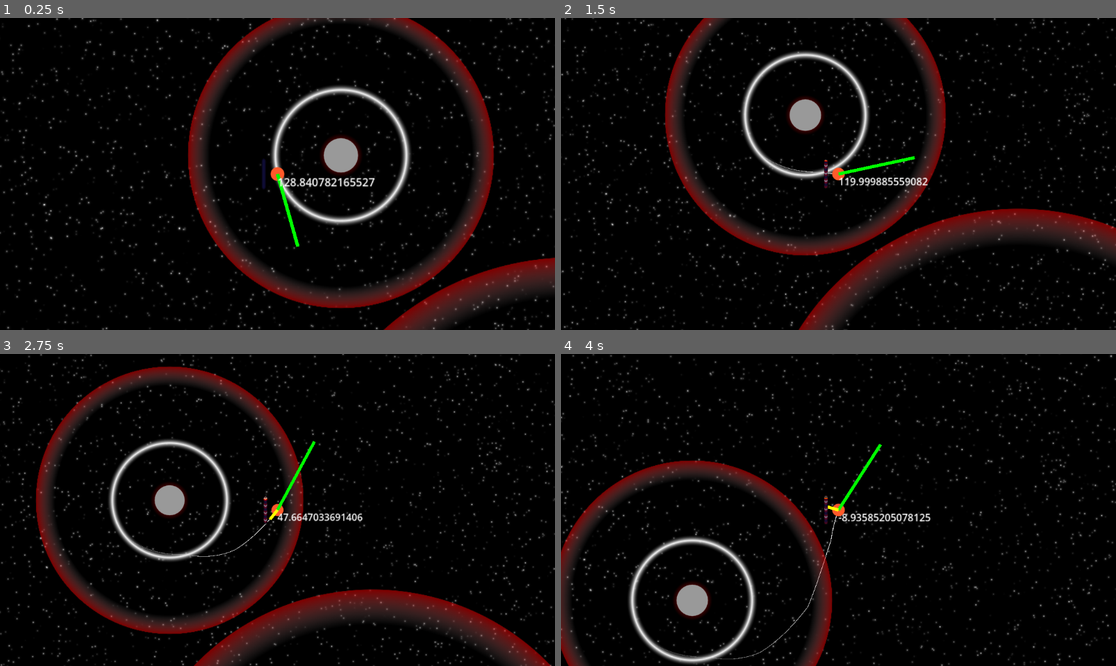
Above: before the commit, frames 1-4 (two rows, left to right).
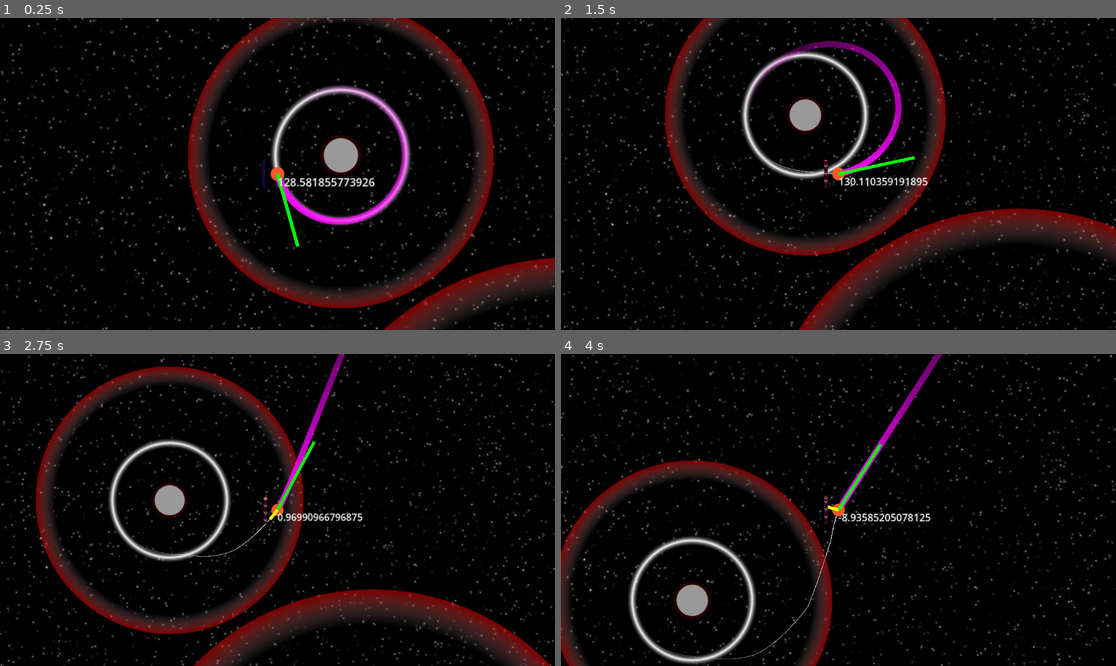
Above: after the commit, the same moments.

Repository: CrankGameDev/StuckInALoopGameJam
Game: Godot game, scene res://scene.tscn
Same seed, same stepped clock (60 frames per second), same inputs: the game is played once before the commit and once after it.
Inputs (mouse positions are in pixels of both pictures, inside the frame that each line leads up to):
- Up to frame 1 (0.25 s): no input
- Up to frame 2 (1.5 s): tap Enter (ui_accept) at 0.5, 0.77 s; move the mouse to (960, 158) at 0.52 s; press the mouse at (960, 158) at 0.53 s; hold Right (ui_right) 0.53-1.28 s; move the mouse to (727, 189) at 1.27 s; release the mouse at (727, 189) at 1.28 s; hold Down (ui_down) from 1.28 s (still down); click (727, 189) at 1.35 s
- Up to frame 3 (2.75 s): tap Enter (ui_accept) at 1.52 s; move the mouse to (333, 441) at 2.02 s; release Down (ui_down) at 2.03 s; press the mouse at (333, 441) at 2.03 s; hold Right (ui_right) from 2.03 s (still down)
- Up to frame 4 (4 s): move the mouse to (810, 572) at 2.77 s; release Right (ui_right) at 2.78 s; release the mouse at (810, 572) at 2.78 s; hold Up (ui_up) 2.78-3.53 s; click (810, 572) at 2.85 s; tap Enter (ui_accept) at 3.02, 3.77 s; move the mouse to (1005, 556) at 3.52 s; press the mouse at (1005, 556) at 3.53 s; hold Left (ui_left) from 3.53 s (still down)

The runs differ from the first frame. In frame 1, 1.4% of the frame differs, in the area x 49-74%, y 21-67%; in frame 2, 1.2%; in frame 3, 0.8%; in frame 4, 0.6%.

Commit message:
guideline that simulates gravity

Diff:
--- a/character_body_2d.gd
+++ b/character_body_2d.gd
@@ -5,6 +5,8 @@
 var closestPlanet : Node
 var x_vel : float = 0
 var y_vel : float = 0
+
+var simLength : float = 0
 
 var DEBUG : float = 0
 
@@ -23,28 +25,31 @@
 		#print($Area2D.get_overlapping_areas())
 		var a = $Area2D.get_overlapping_areas()
 		var closeDist: float = 99999
+		#simulate_gravity(a)
 		for i in a.size():
 			#print(a[i])
-			var pull = a[i].get_parent().pull
-			var size = a[i].get_parent().size
-			var gravity = a[i].get_parent().gravity
-			var planetPos = a[i].global_position
-
-			var b = global_position.distance_to(planetPos)
-			if b < closeDist:
-				closeDist = b
-				closestPlanet = a[i].get_parent()
-			#print(b)
-			#print(b-a[i].get_parent().size)
-			var c = global_position.direction_to(planetPos)
-			#print(c)
-			var d = size + (gravity*pull*200)
-			#print(d-b)
-			var e = (d-b)/pull
-			DEBUG = e
-			if e < 0:
-				e = 0.1
-			velocity += c*Vector2(e,e) * delta
+			var result = simulate_gravity(a[i],global_position)
+			velocity += result*delta
+			#var pull = a[i].get_parent().pull
+			#var size = a[i].get_parent().size
+			#var gravity = a[i].get_parent().gravity
+			#var planetPos = a[i].global_position
+#
+			#var b = global_position.distance_to(planetPos)
+			#if b < closeDist:
+				#closeDist = b
+				#closestPlanet = a[i].get_parent()
+			##print(b)
+			##print(b-a[i].get_parent().size)
+			#var c = global_position.direction_to(planetPos)
+			##print(c)
+			#var d = size + (gravity*pull*200)
+			##print(d-b)
+			#var e = (d-b)/pull
+			#DEBUG = e
+			#if e < 0:
+				#e = 0.1
+			#velocity += c*Vector2(e,e) * delta
 			#print(c*Vector2(b-a[i].get_parent().size,b-a[i].get_parent().size))
 			#print(c*Vector2(d-a[i].get_parent().size,d-a[i].get_parent().size))
 	else:
@@ -99,3 +104,67 @@
 
 	#velocity.x -= x_vel
 	velocity -= Vector2(x_vel,y_vel)
+
+	$Line2D2.clear_points()
+	$Line2D2.add_point(Vector2.ZERO)
+	simLength = 0
+
+	var space_rid = get_world_2d().space
+	var space_state = PhysicsServer2D.space_get_direct_state(space_rid)
+
+	var query = PhysicsPointQueryParameters2D.new()
+	query.collide_with_areas = true
+	query.collide_with_bodies = false
+	query.set_collision_mask(1)
+
+	query.position = position + (velocity*delta)
+	#print(position)
+	#print(query.position)
+	var result = space_state.intersect_point(query)
+	#print(result)
+	var simuVol = velocity
+	var o = 200
+	while simLength < 500:
+		var offset = Vector2.ZERO
+		for i in result.size():
+			var test = simulate_gravity(result[i]["collider"],query.position)
+			#print(query.position)
+			#velocity += test*delta
+			offset += test
+			#print(query.position)
+			#print(test*delta)
+			#print(position)
+			#print(query.position)
+		#print(query.position)
+		simuVol += offset*delta
+		query.position += simuVol*delta
+		#print(query.position)
+		#print("--")
+		#print(query.position)
+		#print(position)
+		result = space_state.intersect_point(query)
+		#print(result)
+		$Line2D2.add_point(query.position-position)
+		simLength += $Line2D2.get_point_position($Line2D2.get_point_count()-1).distance_to($Line2D2.get_point_position($Line2D2.get_point_count()-2))
+
+		o-=1
+
+
+func simulate_gravity(input,pointPos):
+	var pull = input.get_parent().pull
+	var size = input.get_parent().size
+	var gravity = input.get_parent().gravity
+	var planetPos = input.global_position
+
+	var dist = pointPos.distance_to(planetPos)
+	#print(b)
+	#print(b-a[i].get_parent().size)
+	var direct = pointPos.direction_to(planetPos)
+	#print(c)
+	var pullCalc = size + (gravity*pull*200)
+	#print(d-b)
+	var final = (pullCalc-dist)/pull
+	DEBUG = final
+	if final < 0:
+		final = 0.1
+	return direct*Vector2(final,final)
--- a/planet.tscn
+++ b/planet.tscn
@@ -58,6 +58,7 @@
 theme_override_styles/panel = SubResource("StyleBoxFlat_od5rt")
 
 [node name="Area2D" type="Area2D" parent="."]
+collision_mask = 2
 
 [node name="CollisionShape2D" type="CollisionShape2D" parent="Area2D"]
 shape = SubResource("CircleShape2D_5ukuw")
--- a/scene.tscn
+++ b/scene.tscn
@@ -112,6 +112,7 @@
 shape = SubResource("CircleShape2D_vwns1")
 
 [node name="Area2D" type="Area2D" parent="CharacterBody2D"]
+collision_layer = 2
 
 [node name="CollisionShape2D" type="CollisionShape2D" parent="CharacterBody2D/Area2D"]
 shape = SubResource("CircleShape2D_ytg76")
